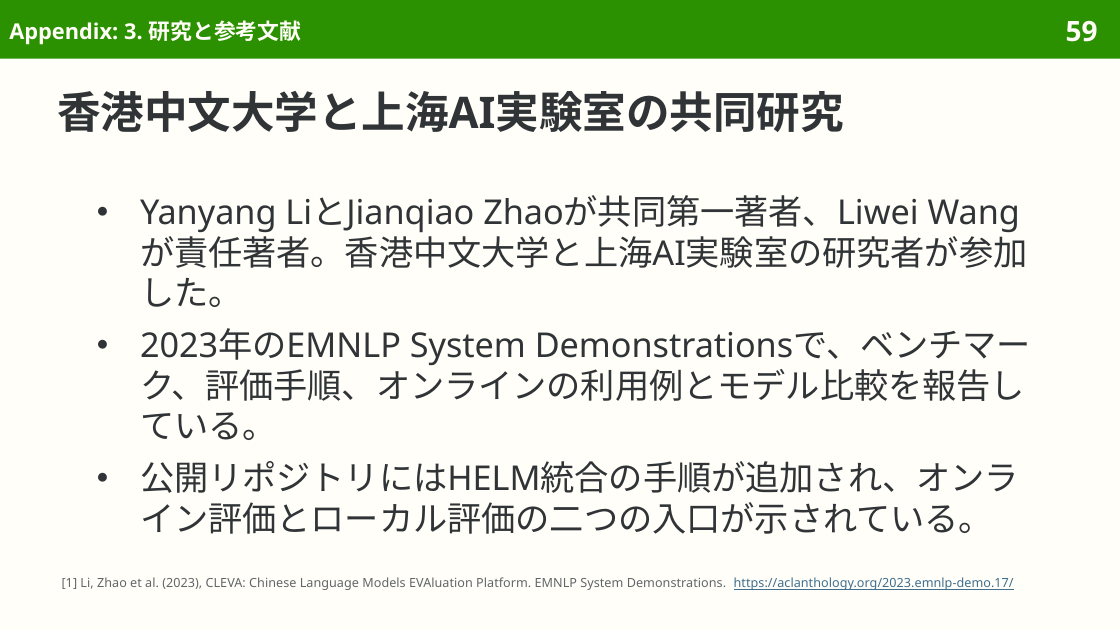
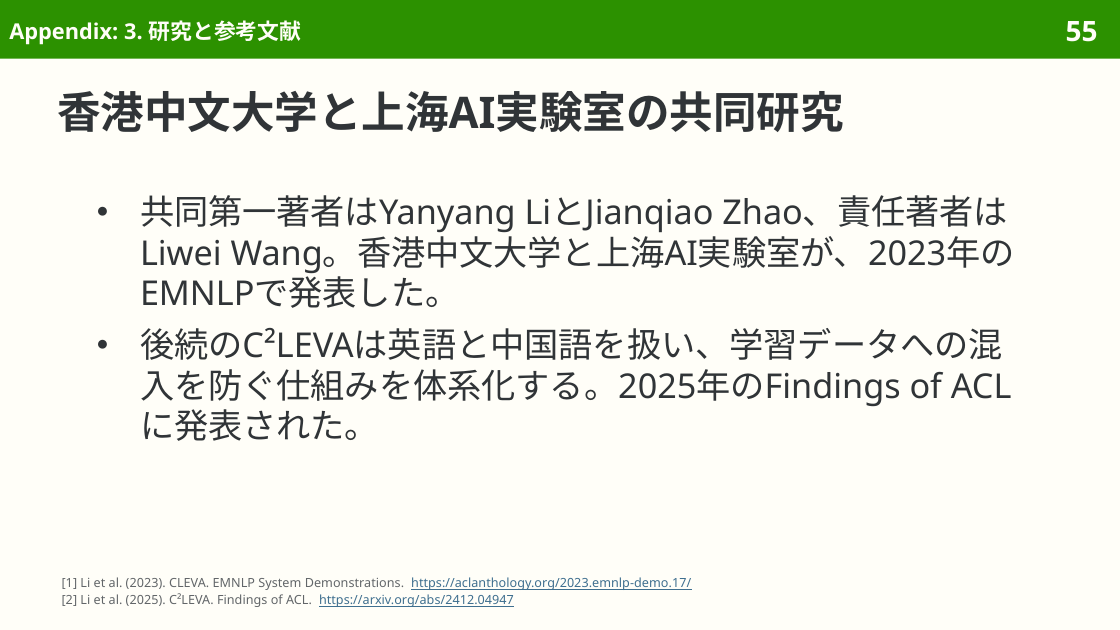
Before and after one commit to sasakiy84/datasets-in-10-minutes, a slide deck: slide 55 of slides/datasets-in-10-minutes-cleva.pptx (slide 59 before the commit). Drawn at 1120x630 pixels with LibreOffice and Linux fonts; fonts in the diff are those of the drawing. Boxes give left, top, right and bottom in pixels: in the first picture for what was removed or moved away, otherwise in the second. Text is boxed around its words. In the diff, an @@ line names an element or a change of style, - is before the commit and + after.

Commit message:
Explain CLEVA evaluation naturally and remove production-level details

```diff
--- a/slides/datasets-in-10-minutes-cleva.pptx
+++ b/slides/datasets-in-10-minutes-cleva.pptx
@@ page number at (x1=1066, y1=21, x2=1098, y2=42): text changed @@
-59
+55
@@ text at (x1=140, y1=195, x2=1015, y2=441): text changed @@
-● Yanyang LiとJianqiao Zhaoが共同第一著者、Liwei Wangが責任著者。香港中文大学と上海AI実験室の研究者が参加した。
-● 2023年のEMNLP System Demonstrationsで、ベンチマーク、評価手順、オンラインの利用例とモデル比較を報告している。
-● 公開リポジトリにはHELM統合の手順が追加され、オンライン評価とローカル評価の二つの入口が示されている。
+● 共同第一著者はYanyang LiとJianqiao Zhao、責任著者はLiwei Wang。香港中文大学と上海AI実験室が、2023年のEMNLPで発表した。
+● 後続のC²LEVAは英語と中国語を扱い、学習データへの混入を防ぐ仕組みを体系化する。2025年のFindings of ACLに発表された。
@@ text at (x1=62, y1=577, x2=691, y2=607): text changed @@
-[1] Li, Zhao et al. (2023), CLEVA: Chinese Language Models EVAluation Platform. EMNLP System Demonstrations. https://aclanthology.org/2023.emnlp-demo.17/
+[1] Li et al. (2023). CLEVA. EMNLP System Demonstrations. https://aclanthology.org/2023.emnlp-demo.17/
+[2] Li et al. (2025). C²LEVA. Findings of ACL. https://arxiv.org/abs/2412.04947
```
Also in this commit, not shown: 51 other slides changed, 4 slides removed, 40 other files.
